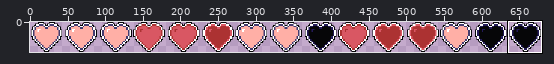
One commit to this sprite sheet: data/objects/animated/hearts-obj.png. Above, an overview of the earlier version with the close-up marked.
Close-up. Before:
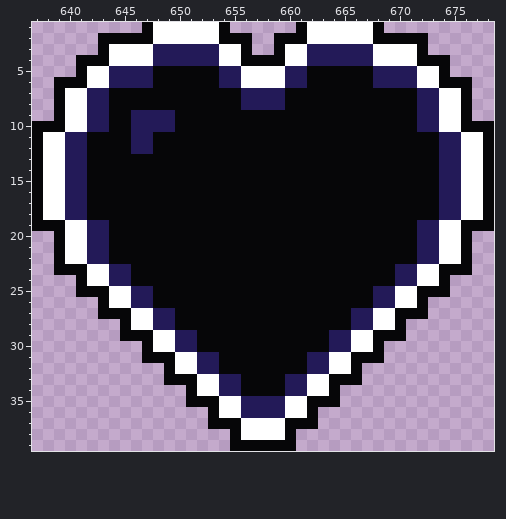
The file is 680x40 pixels. Shown: x 637..678, y 1..39. The commit also changed other parts of the picture, which this record leaves out.
Now the later version:
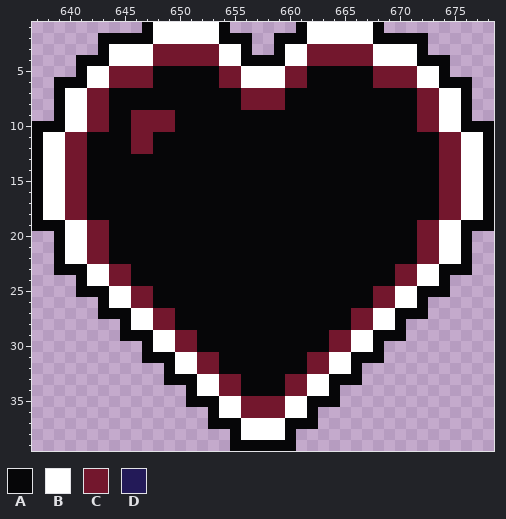
Palette (. is transparent): A #060608  B #ffffff  C #73172d  D #231a58
The exact change:
The author changed colour D to colour C in rows 3 to 4 at x 648 to 653 and 662 to 667; in rows 5 to 6 at x 644 to 647, 654 to 655, 660 to 661 and 668 to 671; in rows 7 to 8 at x 642 to 643, 656 to 659 and 672 to 673; in rows 9 to 10 at x 642 to 643, 646 to 649 and 672 to 673; in rows 11 to 12 at x 640 to 641, 646 to 647 and 674 to 675; in rows 13 to 18 at x 640 to 641 and 674 to 675.
The author changed colour D to colour C in rows 19 to 22 at x 642 to 643 and 672 to 673; in rows 23 to 24 at x 644 to 645 and 670 to 671; in rows 25 to 26 at x 646 to 647 and 668 to 669; in rows 27 to 28 at x 648 to 649 and 666 to 667; in rows 29 to 30 at x 650 to 651 and 664 to 665; in rows 31 to 32 at x 652 to 653 and 662 to 663.
The author changed colour D to colour C in rows 33 to 34 at x 654 to 655 and 660 to 661; in rows 35 to 36 at x 656 to 659.
